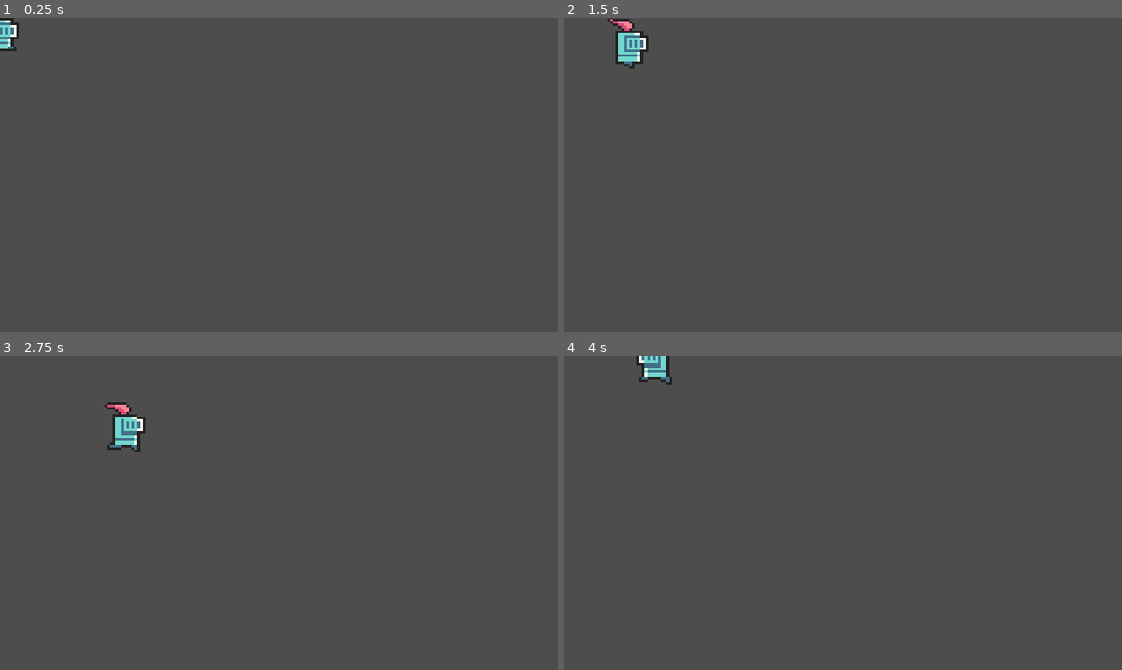
Above: before the commit, frames 1-4 (two rows, left to right).
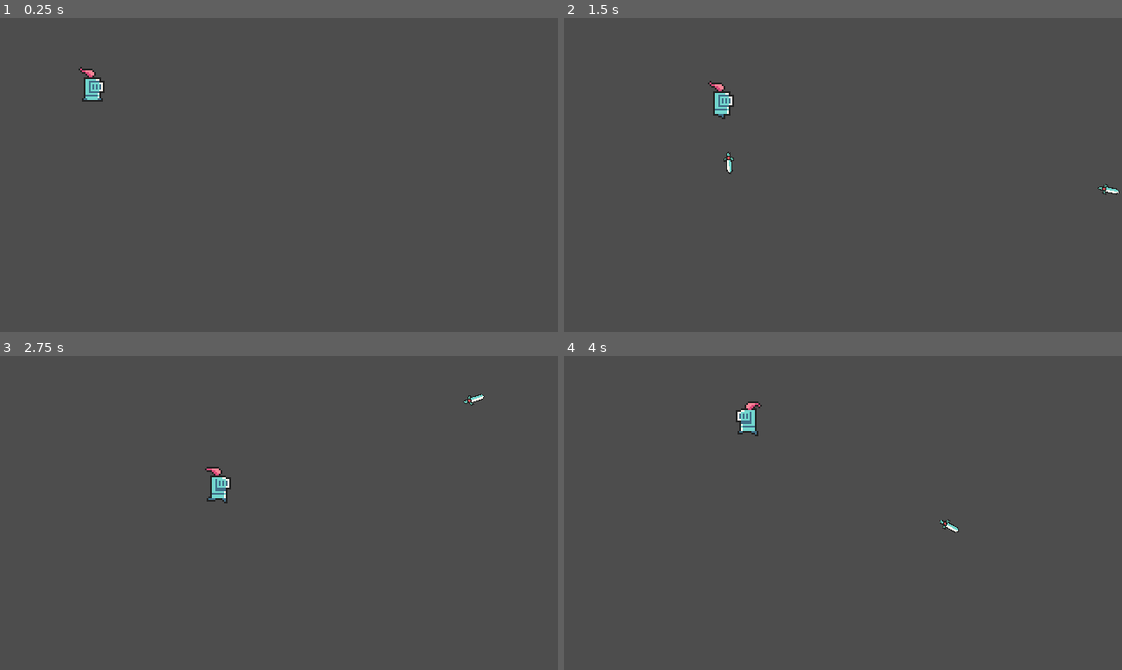
Above: after the commit, the same moments.

Repository: Arthurito37/Top-Dpwn-TER-Noite
Game: Godot game, scene res://Prefabs/player.tscn
Same seed, same stepped clock (60 frames per second), same inputs: the game is played once before the commit and once after it.
Inputs (mouse positions are in pixels of both pictures, inside the frame that each line leads up to):
- Up to frame 1 (0.25 s): no input
- Up to frame 2 (1.5 s): move the mouse to (965, 159) at 0.52 s; hold D (Right) 0.53-1.28 s; click (965, 159) at 0.6 s; move the mouse to (731, 190) at 1.27 s; hold S (Down) from 1.28 s (still down); click (731, 190) at 1.35 s
- Up to frame 3 (2.75 s): move the mouse to (334, 443) at 2.02 s; release S (Down) at 2.03 s; hold D (Right) from 2.03 s (still down); click (334, 443) at 2.1 s
- Up to frame 4 (4 s): move the mouse to (815, 575) at 2.77 s; release D (Right) at 2.78 s; hold W (Up) 2.78-3.53 s; click (815, 575) at 2.85 s; move the mouse to (1010, 560) at 3.52 s; hold A (Left) from 3.53 s (still down); click (1010, 560) at 3.6 s

The runs differ from the first frame. In frame 1, 0.7% of the frame differs, in the area x 0-19%, y 0-27%; in frame 2, 1.2%, in the area x 7-100%, y 0-57%; in frame 3, 1.2%; in frame 4, 0.9%.

Commit message:
Add files via upload

Diff:
--- /dev/null
+++ b/Projeto 0511/Prefabs/bullet.tscn
@@ -0,0 +1,12 @@
+[gd_scene load_steps=3 format=3 uid="uid://cddds4x0jclhf"]
+
+[ext_resource type="Script" path="res://Scripts/Bullet.gd" id="1_x1vgc"]
+[ext_resource type="Texture2D" uid="uid://bkaf4hegk4yb1" path="res://Sprites/Weapons/weapon_red_gem_sword.png" id="2_y0oim"]
+
+[node name="Bullet" type="CharacterBody2D"]
+script = ExtResource("1_x1vgc")
+
+[node name="WeaponRedGemSword" type="Sprite2D" parent="."]
+rotation = 1.56891
+scale = Vector2(0.6, 0.6)
+texture = ExtResource("2_y0oim")
--- a/Projeto 0511/Prefabs/player.tscn
+++ b/Projeto 0511/Prefabs/player.tscn
@@ -9,6 +9,7 @@
 [ext_resource type="Texture2D" uid="uid://04jvsqhmfhoc" path="res://Sprites/Characters/knight_f_run_anim_f1.png" id="7_pnowo"]
 [ext_resource type="Texture2D" uid="uid://cveglx8s7vjc3" path="res://Sprites/Characters/knight_f_run_anim_f2.png" id="8_34dm7"]
 [ext_resource type="Texture2D" uid="uid://cmuekxgjqdyp6" path="res://Sprites/Characters/knight_f_run_anim_f3.png" id="9_2cw4o"]
+[ext_resource type="Script" path="res://Scripts/Gun.gd" id="10_8l55j"]
 
 [sub_resource type="SpriteFrames" id="SpriteFrames_uawfd"]
 animations = [{
@@ -51,8 +52,12 @@
 script = ExtResource("1_lksa3")
 
 [node name="AnimatedSprite2D" type="AnimatedSprite2D" parent="."]
-scale = Vector2(1.5625, 1.35714)
+position = Vector2(53, 34)
 sprite_frames = SubResource("SpriteFrames_uawfd")
 animation = &"walk"
 autoplay = "Idle"
-frame_progress = 0.0173871
+frame_progress = 0.524937
+
+[node name="Gun" type="Node2D" parent="."]
+position = Vector2(54, 44)
+script = ExtResource("10_8l55j")
--- a/Projeto 0511/Scenes/main.tscn
+++ b/Projeto 0511/Scenes/main.tscn
@@ -6,9 +6,3 @@
 
 [node name="Player" parent="." instance=ExtResource("1_clvkg")]
 position = Vector2(107, 84)
-
-[node name="Player2" parent="." instance=ExtResource("1_clvkg")]
-position = Vector2(113, 84)
-
-[node name="Player3" parent="." instance=ExtResource("1_clvkg")]
-position = Vector2(120, 84)
--- /dev/null
+++ b/Projeto 0511/Scripts/Bullet.gd
@@ -0,0 +1,21 @@
+extends CharacterBody2D
+
+var dir
+var spd = 300
+
+
+func _ready():
+
+	look_at(get_global_mouse_position())
+	dir = transform.x
+
+	velocity = dir * spd
+
+	pass
+
+
+func _physics_process(delta):
+
+	move_and_slide()
+
+	pass
--- /dev/null
+++ b/Projeto 0511/Scripts/Gun.gd
@@ -0,0 +1,20 @@
+extends Node2D
+
+
+
+var bullet = preload("res://Prefabs/bullet.tscn")
+
+func _process(delta):
+
+	if Input.is_action_just_pressed("Shoot"):
+
+		var instance = bullet.instantiate()
+
+		instance.global_position = global_position
+
+		get_parent().get_parent().add_child(instance)
+
+
+
+
+	pass
Not shown: 1 places in Projeto 0511/Prefabs/player.tscn that only renumber resources
